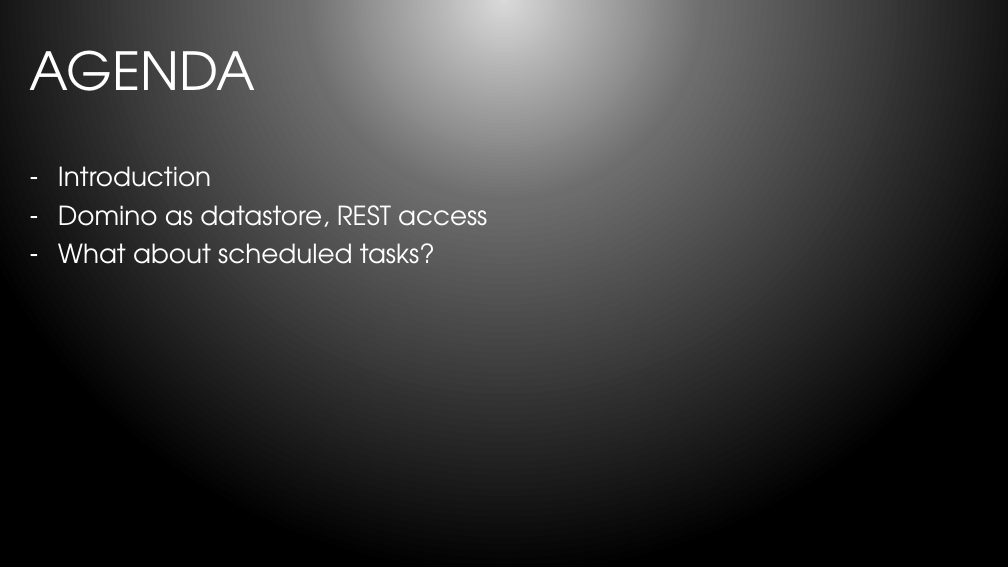
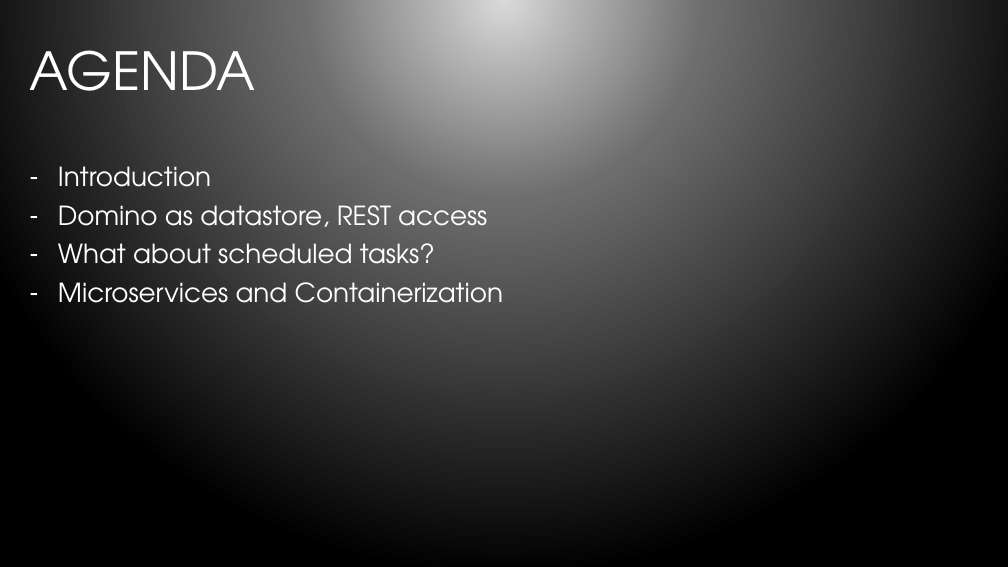
Before and after one commit to bleedingcode/domino-js-masterclass, a slide deck: slide 4 of presentation/8598 Domino and JS.pptx. Drawn at 1008x567 pixels with LibreOffice and Linux fonts; fonts in the diff are those of the drawing; background and template pictures are left out. Boxes give left, top, right and bottom in pixels: in the first picture for what was removed or moved away, otherwise in the second. Text is boxed around its words. In the diff, an @@ line names an element or a change of style, - is before the commit and + after.

```diff
--- a/presentation/8598 Domino and JS.pptx
+++ b/presentation/8598 Domino and JS.pptx
@@ text at (58, 282, 503, 303): paragraph added @@
+– Microservices and Containerization
```
Also in this commit, not shown: 1 other slide changed, 1 slide added, 1 slide removed.
